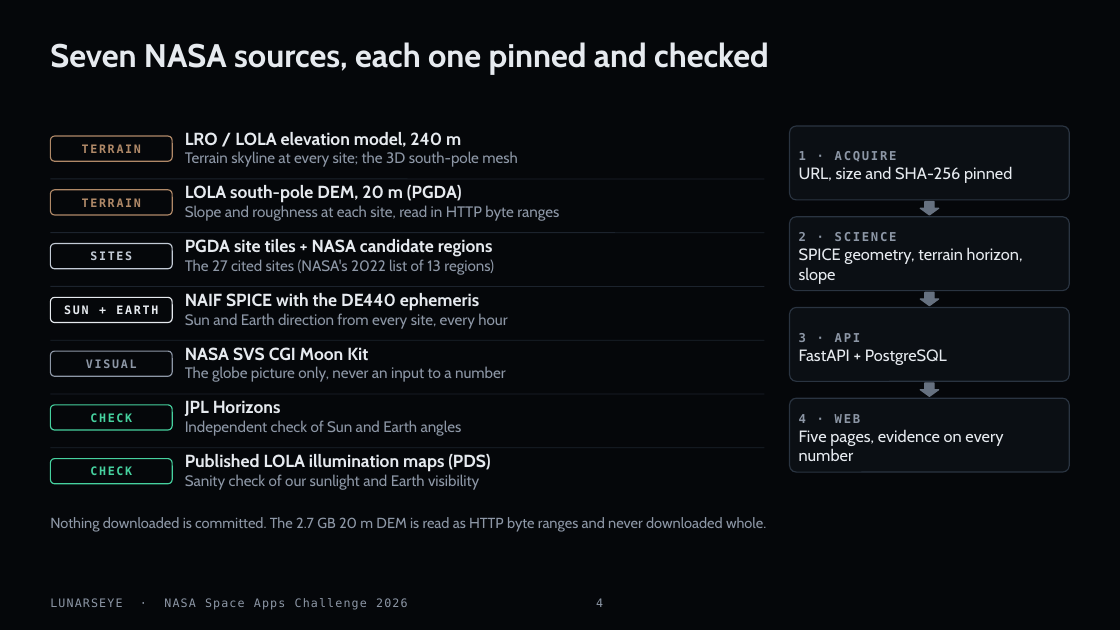
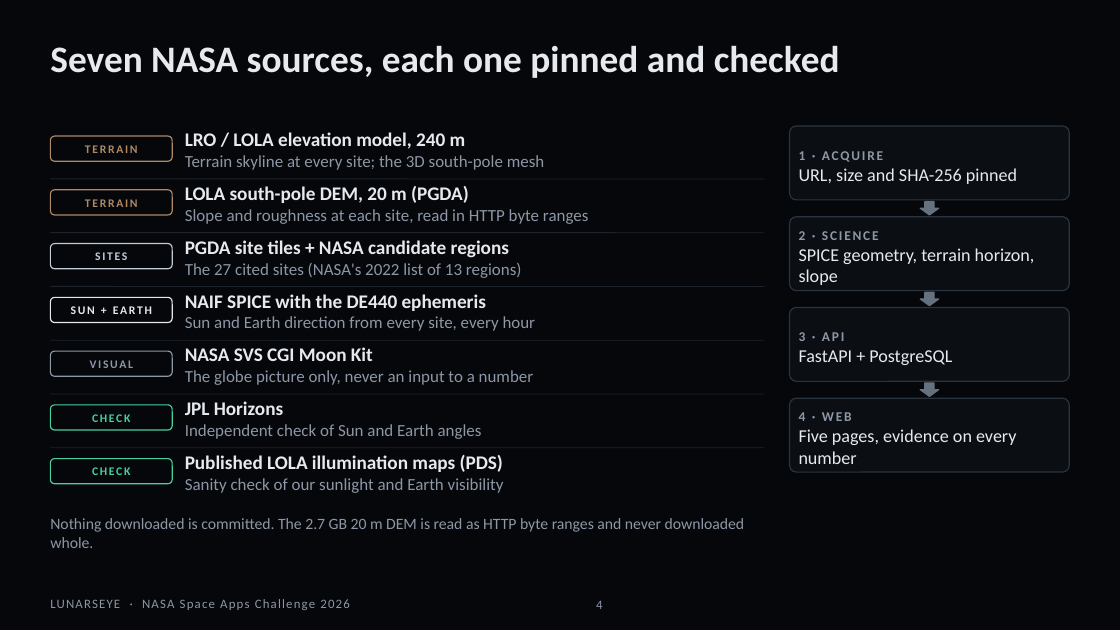
Before and after one commit to 5764678/LUNARSEYE, a slide deck: slide 4 of submission/LUNARSEYE_deck.pptx. Drawn at 1120x630 pixels with LibreOffice and Linux fonts; fonts in the diff are those of the drawing. Boxes give left, top, right and bottom in pixels: in the first picture for what was removed or moved away, otherwise in the second. Text is boxed around its words. In the diff, an @@ line names an element or a change of style, - is before the commit and + after.

```diff
--- a/submission/LUNARSEYE_deck.pptx
+++ b/submission/LUNARSEYE_deck.pptx
@@ title "Seven NASA sources, each one ..." at (x1=50, y1=45, x2=840, y2=78): size 28 to 32 pt, font Cabin to Calibri @@
@@ text "LRO / LOLA elevation model, ..." at (x1=185, y1=132, x2=545, y2=170): size 15 to 16.5 pt in "LRO / LOLA elevation model, 240 m"; font Cabin to Calibri; size 13 to 14.5 pt in "Terrain skyline at every site; the 3D ..." @@
@@ rounded rectangle "1 · ACQUIRE" at (x1=790, y1=126, x2=1070, y2=200): size 10.5 to 11.5 pt, font DejaVu Sans Mono to Calibri in "1 · ACQUIRE"; size 14 to 15.5 pt, font Cabin to Calibri in "URL, size and SHA-256 pinned" @@
@@ text "LOLA south-pole DEM, 20 m ..." at (x1=185, y1=186, x2=588, y2=224): size 15 to 16.5 pt in "LOLA south-pole DEM, 20 m (PGDA)"; font Cabin to Calibri; size 13 to 14.5 pt in "Slope and roughness at each site, read ..." @@
@@ text "PGDA site tiles + NASA ..." at (x1=185, y1=240, x2=522, y2=278): size 15 to 16.5 pt in "PGDA site tiles + NASA candidate regions"; font Cabin to Calibri; size 13 to 14.5 pt in "The 27 cited sites (NASA's 2022 list ..." @@
@@ rounded rectangle "2 · SCIENCE" at (x1=790, y1=217, x2=1070, y2=291): size 10.5 to 11.5 pt, font DejaVu Sans Mono to Calibri in "2 · SCIENCE"; size 14 to 15.5 pt, font Cabin to Calibri in "SPICE geometry, terrain horizon, slope" @@
@@ text "NAIF SPICE with the DE440 ..." at (x1=185, y1=294, x2=536, y2=331): size 15 to 16.5 pt in "NAIF SPICE with the DE440 ephemeris"; font Cabin to Calibri; size 13 to 14.5 pt in "Sun and Earth direction from every site, ..." @@
@@ rounded rectangle "3 · API" at (x1=790, y1=308, x2=1070, y2=381): size 10.5 to 11.5 pt, font DejaVu Sans Mono to Calibri in "3 · API"; size 14 to 15.5 pt, font Cabin to Calibri in "FastAPI + PostgreSQL" @@
@@ text "NASA SVS CGI Moon Kit" at (x1=185, y1=347, x2=534, y2=385): size 15 to 16.5 pt in "NASA SVS CGI Moon Kit"; font Cabin to Calibri; size 13 to 14.5 pt in "The globe picture only, never an input ..." @@
@@ text "JPL Horizons" at (x1=185, y1=401, x2=482, y2=439): size 15 to 16.5 pt in "JPL Horizons"; font Cabin to Calibri; size 13 to 14.5 pt in "Independent check of Sun and Earth angles" @@
@@ rounded rectangle "4 · WEB" at (x1=790, y1=398, x2=1070, y2=472): size 10.5 to 11.5 pt, font DejaVu Sans Mono to Calibri in "4 · WEB"; size 14 to 15.5 pt, font Cabin to Calibri in "Five pages, evidence on every number" @@
@@ font DejaVu Sans Mono to Calibri in 7 elements at (x1=50, y1=136, x2=172, y2=161), (x1=50, y1=190, x2=172, y2=215), (x1=50, y1=244, x2=172, y2=269), (x1=50, y1=297, x2=172, y2=323), (x1=50, y1=351, x2=172, y2=376), (x1=50, y1=405, x2=172, y2=430), (x1=50, y1=459, x2=172, y2=484) @@
@@ text "Published LOLA illumination maps (PDS)" at (x1=185, y1=455, x2=504, y2=493): size 15 to 16.5 pt in "Published LOLA illumination maps (PDS)"; font Cabin to Calibri; size 13 to 14.5 pt in "Sanity check of our sunlight and Earth ..." @@
@@ text "Nothing downloaded is committed. The ..." at (x1=50, y1=518, x2=745, y2=548): size 12.5 to 13.5 pt, font Cabin to Calibri @@
@@ text "LUNARSEYE · NASA Space Apps ..." at (x1=50, y1=599, x2=350, y2=610): size 10 to 11 pt, font DejaVu Sans Mono to Calibri @@
@@ page number at (x1=596, y1=601, x2=602, y2=609): size 10 to 11 pt, font DejaVu Sans Mono to Calibri @@
```
Also in this commit, not shown: 17 other slides changed, 43 other files.
